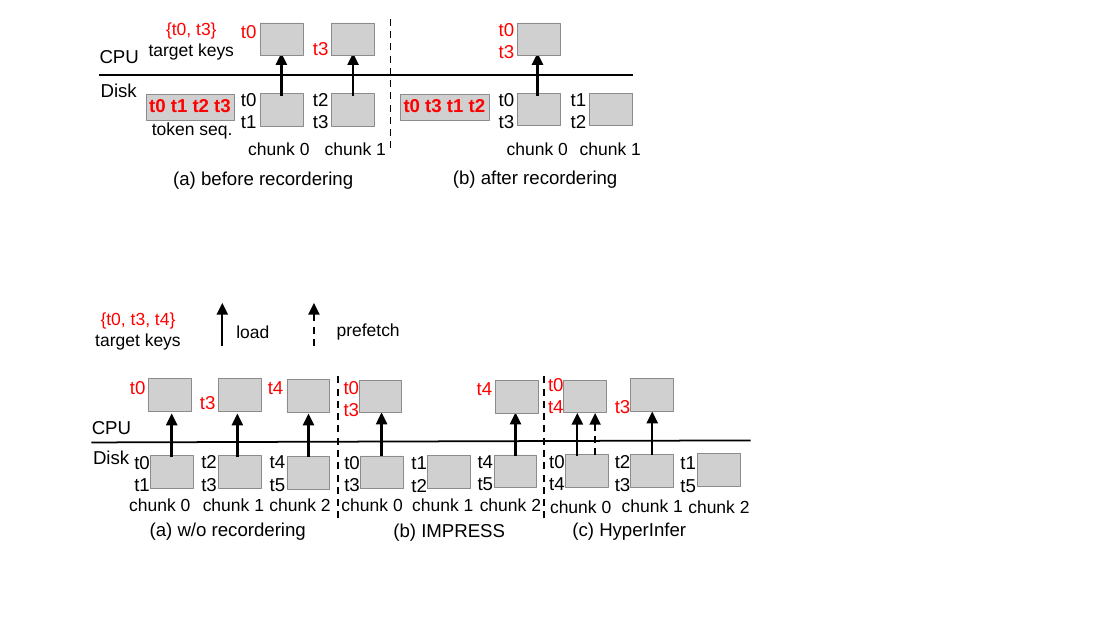
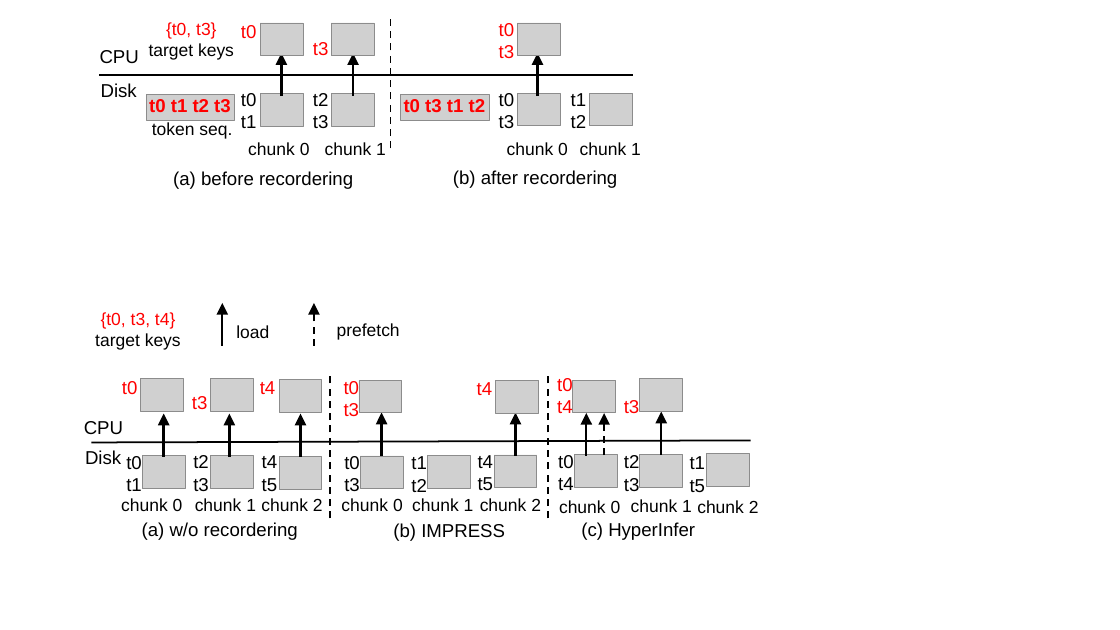
Before and after one commit to eastZed/SPEC-paper, a slide deck: slide 14 of fig/drawing-ppt/impress-wj.pptx. Drawn at 1120x630 pixels with LibreOffice and Linux fonts; fonts in the diff are those of the drawing; grey boxes stand for pictures. Boxes give left, top, right and bottom in pixels: in the first picture for what was removed or moved away, otherwise in the second. Text is boxed around its words. In the diff, an @@ line names an element or a change of style, - is before the commit and + after.

```diff
--- a/fig/drawing-ppt/impress-wj.pptx
+++ b/fig/drawing-ppt/impress-wj.pptx
@@ line moved from (544, 518) - (544, 371) to (549, 518) - (549, 371) @@
@@ 11 texts, 6 pictures, 1 line, 1 arrow: place and size @@
-11 texts, 6 pictures, 1 line, 1 arrow at (92, 371, 338, 540)
+11 texts, 6 pictures, 1 line, 1 arrow at (84, 371, 330, 540)
@@ 2 arrows, 1 text: place and size @@
-2 arrows, 1 text at (171, 413, 308, 491)
+2 arrows, 1 text at (164, 413, 301, 491)
@@ 9 texts, 5 pictures, 3 arrows: place and size @@
-9 texts, 5 pictures, 3 arrows at (548, 378, 750, 540)
+9 texts, 5 pictures, 3 arrows at (557, 378, 759, 540)
```
Also in this commit, not shown: 2 other files.
